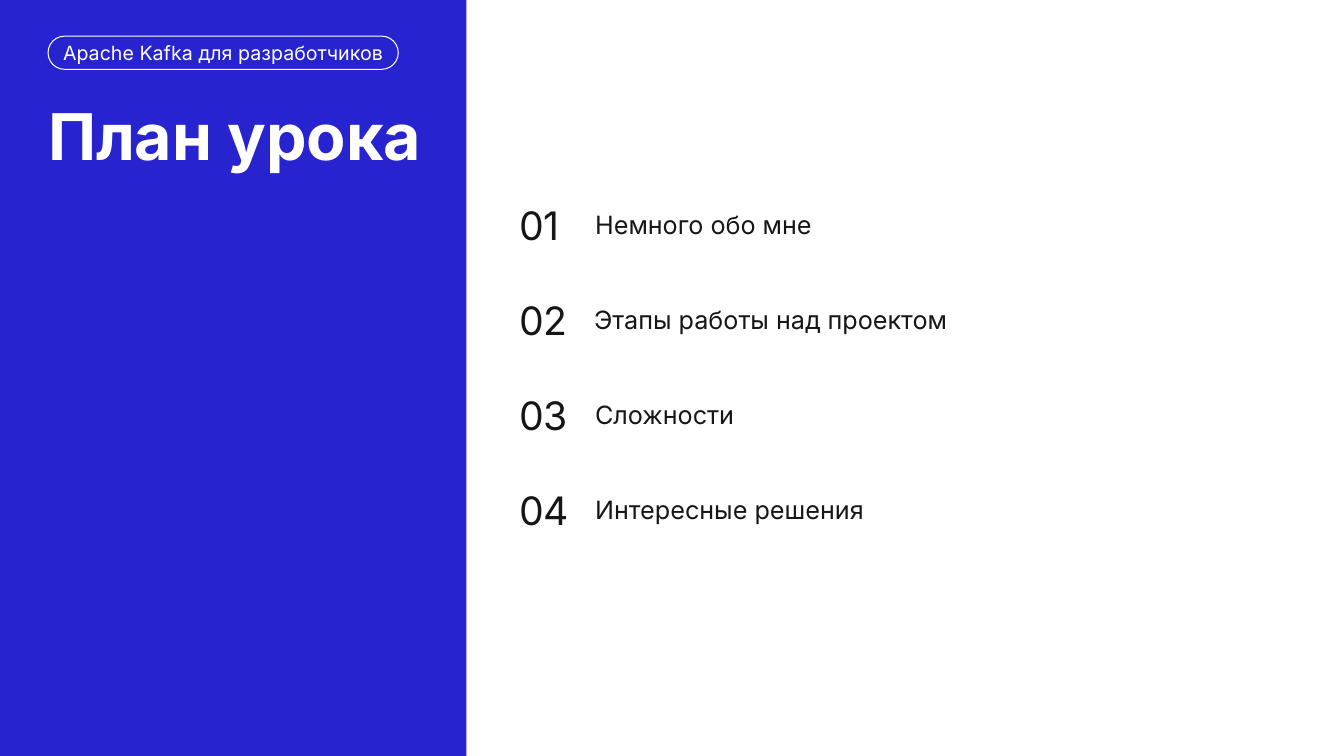
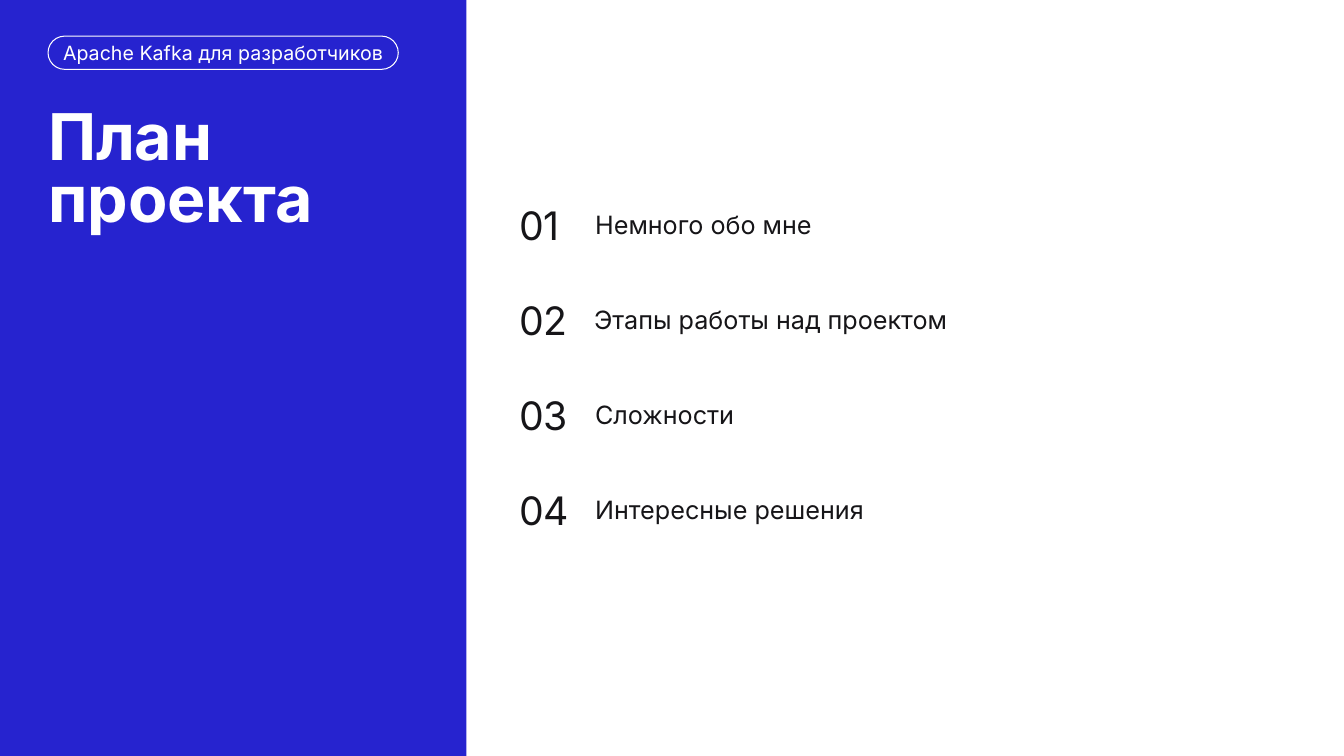
Before and after one commit to CoolGosha/kafka-for-devs-final-project, a slide deck: slide 2 of Защита проекта Кафка для разработчиков Гонтарь Роман.pptx. Drawn at 1344x756 pixels with LibreOffice and Linux fonts; fonts in the diff are those of the drawing; background and template pictures are left out. Boxes give left, top, right and bottom in pixels: in the first picture for what was removed or moved away, otherwise in the second. Text is boxed around its words. In the diff, an @@ line names an element or a change of style, - is before the commit and + after.

```diff
--- a/Защита проекта Кафка для разработчиков Гонтарь Роман.pptx
+++ b/Защита проекта Кафка для разработчиков Гонтарь Роман.pptx
@@ title at (x1=48, y1=113, x2=313, y2=235): text changed @@
-План урока
+План проекта
```
Also in this commit, not shown: 1 other slide changed, 1 slide added, 1 slide removed, 1 other file.
